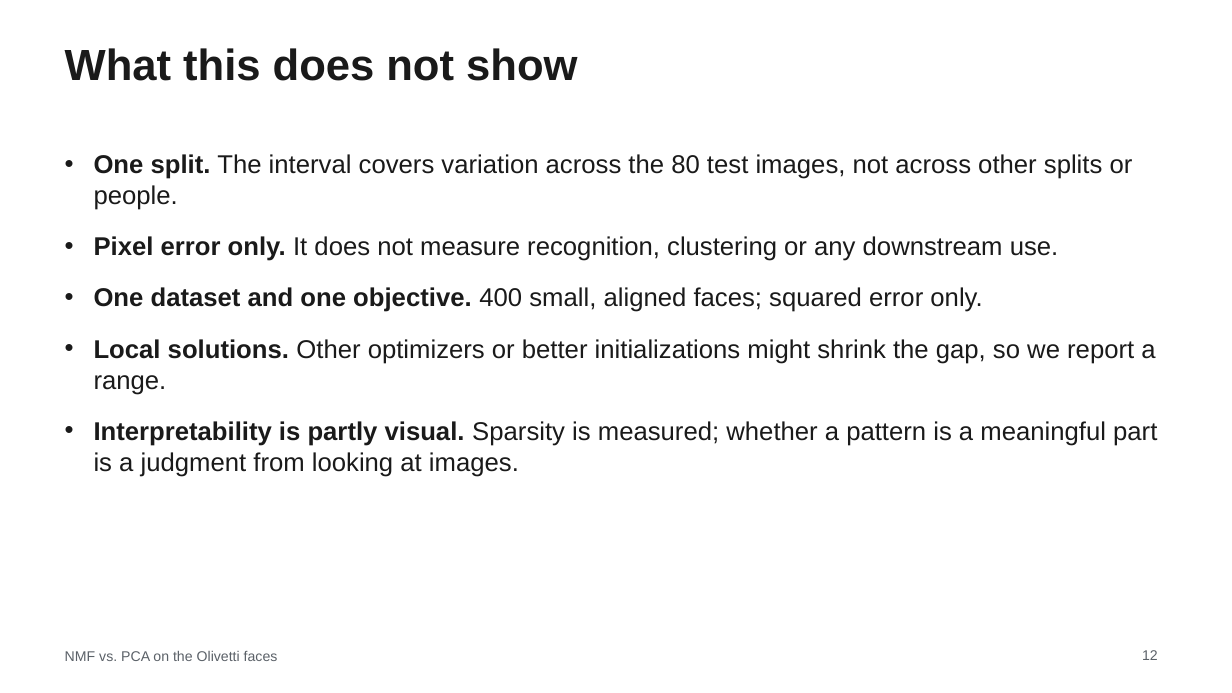
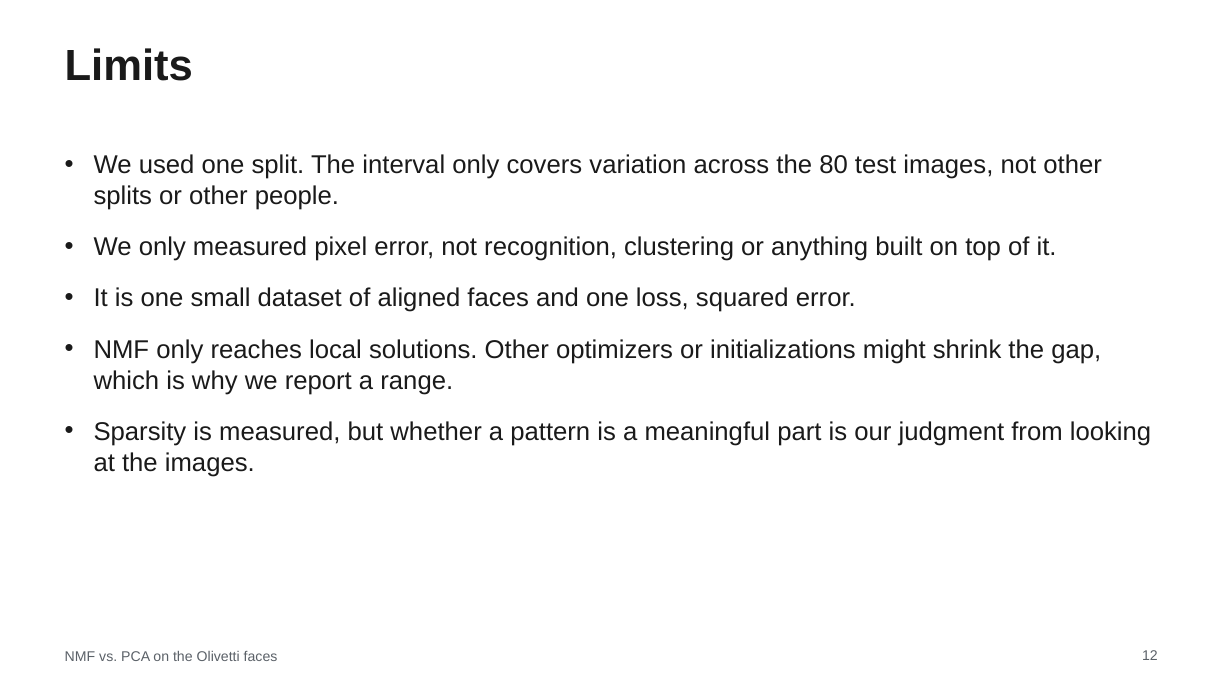
Before and after one commit to MachineWJQ6657/pca-vs-nmf, a slide deck: slide 12 of slides/STOR565_Slides.pptx. Drawn at 1232x693 pixels with LibreOffice and Linux fonts; fonts in the diff are those of the drawing. Boxes give left, top, right and bottom in pixels: in the first picture for what was removed or moved away, otherwise in the second. Text is boxed around its words. In the diff, an @@ line names an element or a change of style, - is before the commit and + after.

```diff
--- a/slides/STOR565_Slides.pptx
+++ b/slides/STOR565_Slides.pptx
@@ title at box(65, 48, 193, 81): text changed @@
-What this does not show
+Limits
@@ text at box(94, 154, 1151, 477): text changed @@
-• One split. The interval covers variation across the 80 test images, not across other splits or people.
-• Pixel error only. It does not measure recognition, clustering or any downstream use.
-• One dataset and one objective. 400 small, aligned faces; squared error only.
-• Local solutions. Other optimizers or better initializations might shrink the gap, so we report a range.
-• Interpretability is partly visual. Sparsity is measured; whether a pattern is a meaningful part is a judgment from looking at images.
+• We used one split. The interval only covers variation across the 80 test images, not other splits or other people.
+• We only measured pixel error, not recognition, clustering or anything built on top of it.
+• It is one small dataset of aligned faces and one loss, squared error.
+• NMF only reaches local solutions. Other optimizers or initializations might shrink the gap, which is why we report a range.
+• Sparsity is measured, but whether a pattern is a meaningful part is our judgment from looking at the images.
```
Also in this commit, not shown: 13 other slides changed, 1 other file.
